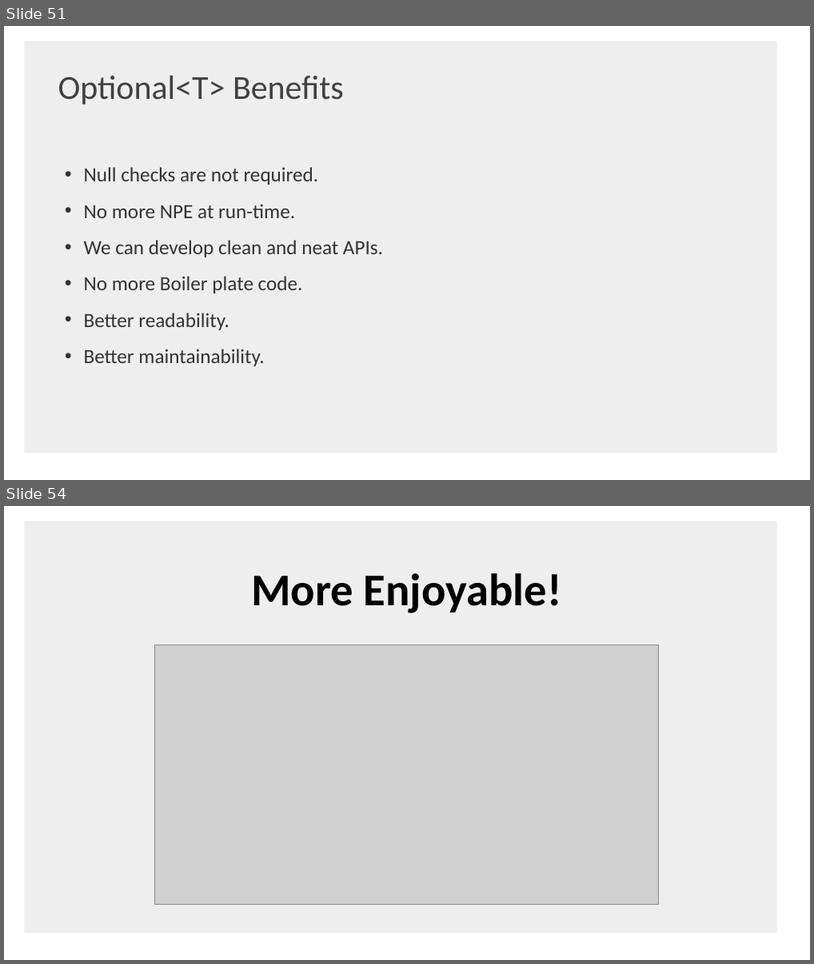
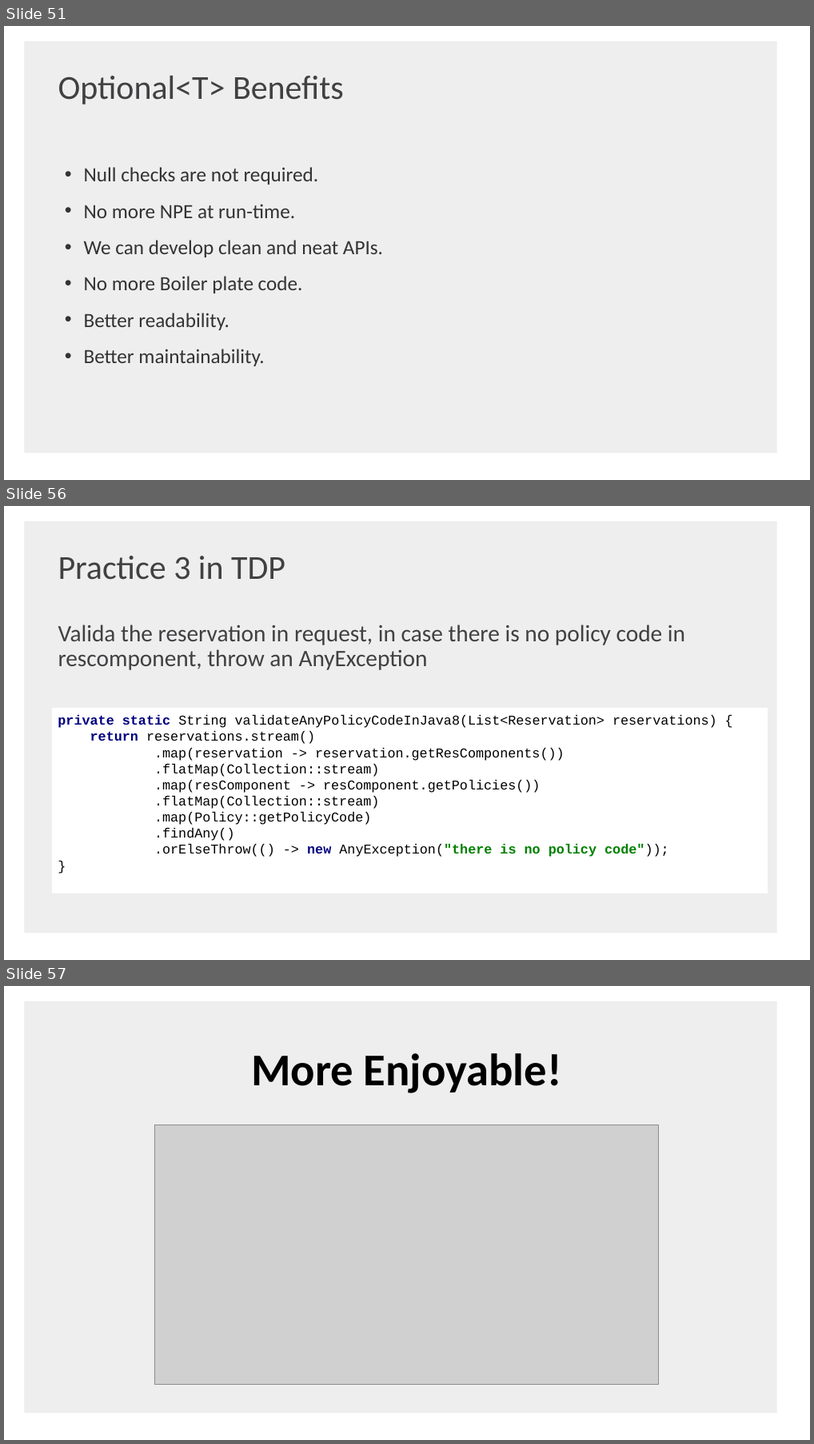
Before and after one commit to shaojie-xu-kp/Java8_lunch_learn, a slide deck: Java 8 & TDP.pptx. Shown one above the other, each under a label of ours: slides 51 and 54 before the commit, slides 51, 56 and 57 after it; the slides between them are not shown. The pictures are 814x964 and 814x1444 pixels, drawn with LibreOffice and Linux fonts; fonts in the diff are those of the drawing; grey boxes stand for pictures; background and template pictures are left out. Boxes give left, top, right and bottom in pixels: in the first picture for what was removed or moved away, otherwise in the second. Text is boxed around its words. In the diff, an @@ line names an element or a change of style, - is before the commit and + after.

```diff
--- a/Java 8 & TDP.pptx
+++ b/Java 8 & TDP.pptx
@@ slide 56 added at (4,506,810,960), background #FFFFFF; not listed: 1 template element that a slide beside it also shows @@
@@ text added at (58,556,286,580), 40 pt, text #414042 @@
+Practice 3 in TDP
@@ text added at (58,624,686,670), 28 pt, text #414042 @@
+Valida the reservation in request, in case there is no policy code in rescomponent, throw an AnyException
@@ rectangle added at (52,708,768,892), fill #FFFFFF, 16 pt, text #000000 @@
+private static String validateAnyPolicyCodeInJava8(List<Reservation> reservations) {
+return reservations.stream()
+.map(reservation -> reservation.getResComponents())
+.flatMap(Collection::stream)
+.map(resComponent -> resComponent.getPolicies())
+.flatMap(Collection::stream)
+.map(Policy::getPolicyCode)
+.findAny()
+.orElseThrow(() -> new AnyException("there is no policy code"));
+}
@@ what was slide 54 is now slide 57 @@
```
Also in this commit, not shown: 2 slides changed, 2 other slides added, 1 other file.
